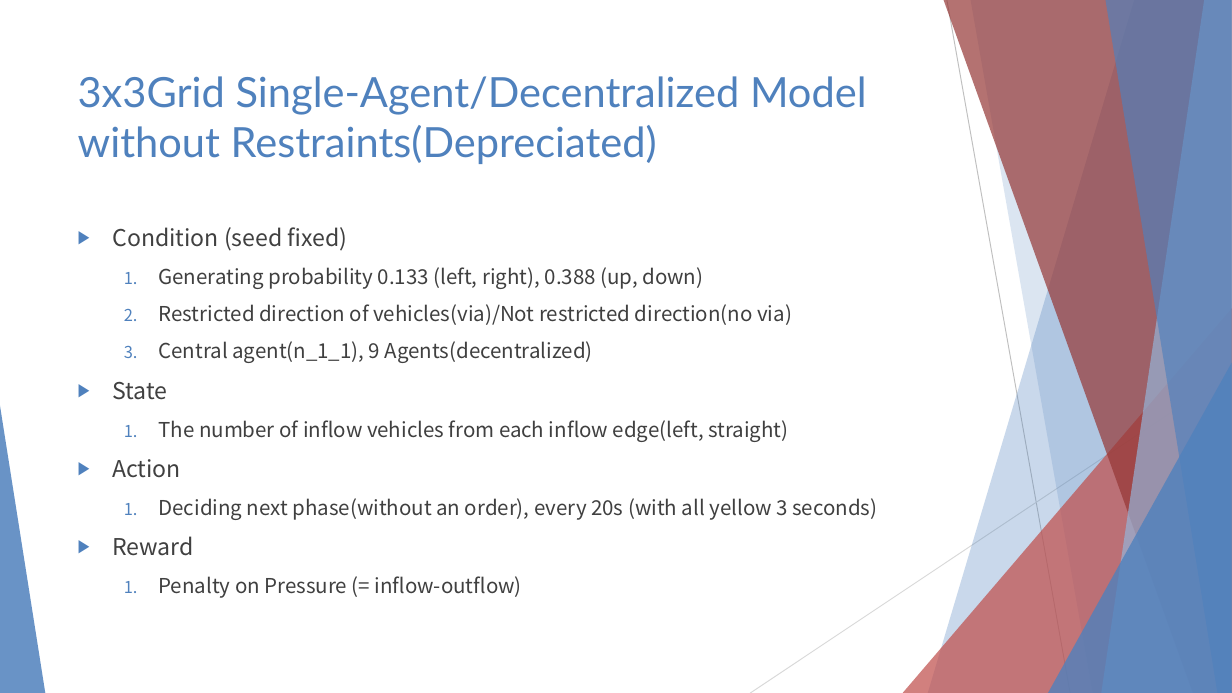
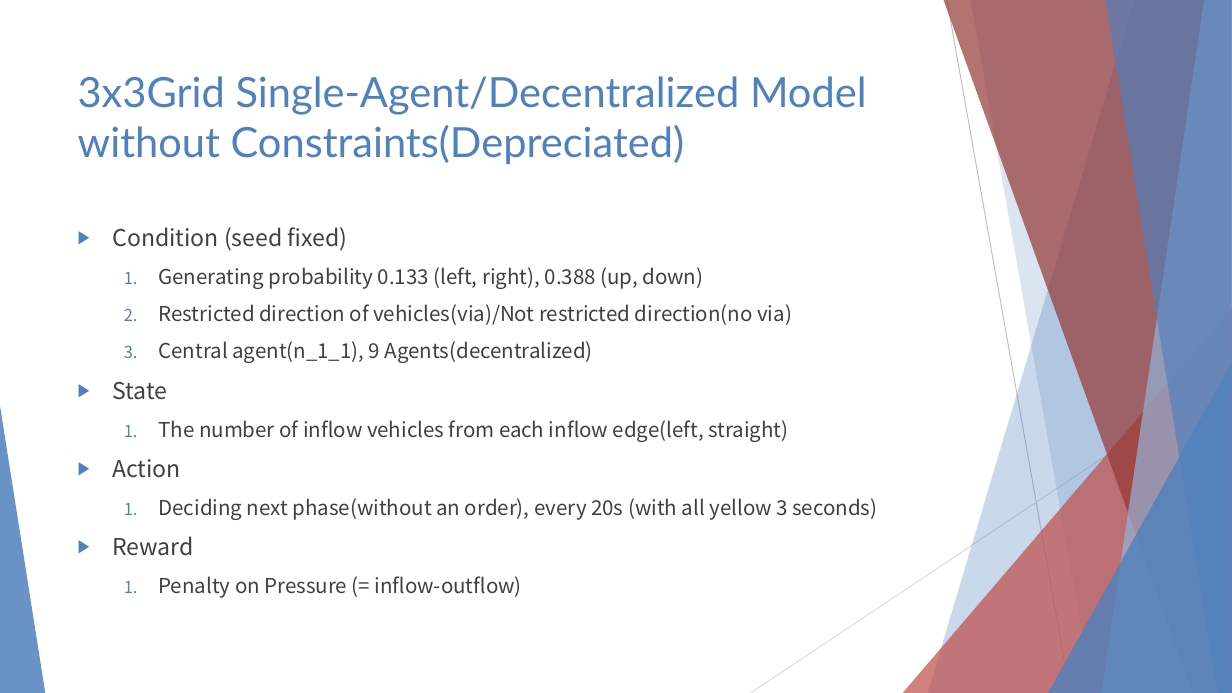
Before and after one commit to 3neutronstar/rl-constraints-traffic, a slide deck: slide 3 of Traffic Optimization Final Speech.pptx. Drawn at 1232x693 pixels with LibreOffice and Linux fonts; fonts in the diff are those of the drawing. Boxes give left, top, right and bottom in pixels: in the first picture for what was removed or moved away, otherwise in the second. Text is boxed around its words. In the diff, an @@ line names an element or a change of style, - is before the commit and + after.

```diff
--- a/Traffic Optimization Final Speech.pptx
+++ b/Traffic Optimization Final Speech.pptx
@@ title at (78,76,867,164): text changed @@
-3x3Grid Single-Agent/Decentralized Model
-without Restraints(Depreciated)
+3x3Grid Single-Agent/Decentralized Model
+without Constraints(Depreciated)
```
Also in this commit, not shown: 11 other slides changed, 3 slides added, 3 other files.
